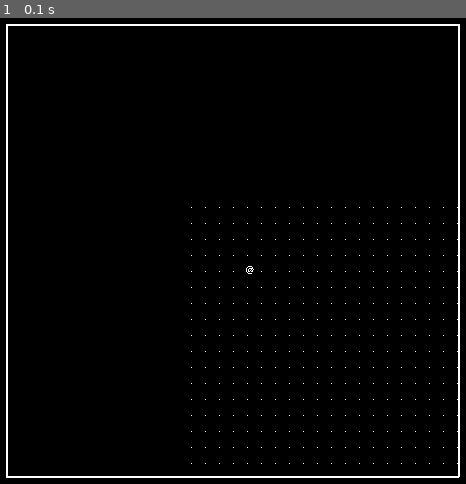
Above: before the commit, frame 1.
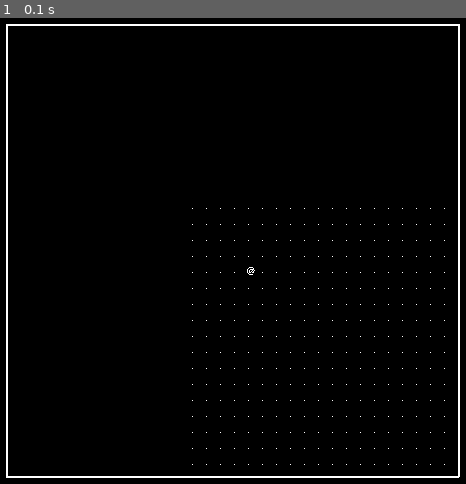
Above: after the commit, the same moment.

Repository: brandr/Roguelike_Python
Game: pygame game, started from gamelauncher.py
Same seed, same stepped clock (60 frames per second), same inputs: the game is played once before the commit and once after it.
Inputs:
- Up to frame 1 (0.1 s): no input

The runs differ from the first frame. In frame 1, 0.3% of the frame differs, in the area x 40-99%, y 40-96%.

Commit message:
fixed a minor graphical issue

Diff:
--- a/gamescreen.py
+++ b/gamescreen.py
@@ -50,15 +50,7 @@
 
             for e in pygame.event.get():
                 game_controls.process_event(e)
-                #if e.type == QUIT: raise(SystemExit)
-                #if e.type == KEYDOWN and e.key == K_ESCAPE:
-                #    raise (SystemExit)
 
-            #TODO: put key presses and associated values here, unless this is handled by another class.
-
-        # draw background
-            #for y in range(32):
-            #    for x in range(32):
             map_pane.level_update(player_1)
             screen.blit(map_pane.draw_pane_image(), (map_pane.x_off, map_pane.y_off))
             pygame.display.update()
--- a/level.py
+++ b/level.py
@@ -31,14 +31,6 @@
 				self.tiles[y].append(next_tile)
 				next_tile.update()
 
-	#def update_map(self):
-		#self.clear_map()
-		#for y in range(self.height):
-		#	for x in range(self.width):
-		#		next_tile = self.tile_at(x, y)
-		#		next_symbol = next_tile.symbol_image()
-		#		self.level_map.blit(next_symbol, (x * TILE_WIDTH, y * TILE_HEIGHT))
-
 	def clear_map(self):
 		self.level_map =  Surface((self.width * TILE_WIDTH, self.height * TILE_HEIGHT))
 
@@ -56,7 +48,7 @@
 		l_map = Surface((map_width, map_height))
 		x_start, y_start = x1 * TILE_WIDTH, y1 * TILE_HEIGHT
 		x_end, y_end = x2 * TILE_WIDTH, y2 * TILE_HEIGHT
-		section_x1, section_y1 = max(1, x_start), max(1, y_start)
+		section_x1, section_y1 = max(0, x_start), max(0, y_start)
 		section_x2, section_y2 = min(self.level_map.get_width() - section_x1, x_end), min(self.level_map.get_height() - section_y1, y_end)
 		section = self.level_map.subsurface(section_x1, section_y1, section_x2, section_y2)
 		blit_off_x, blit_off_y = TILE_WIDTH + max(0, -1 * x_start), TILE_HEIGHT + max(0, -1 * y_start)
--- a/mappane.py
+++ b/mappane.py
@@ -14,7 +14,7 @@
 MAP_PANE_HEIGHT = 450
 
 class MapPane(Pane):
-	""" MapPane ( ) -> MapPane
+	""" MapPane ( ... ) -> MapPane
 
 	TODO: describe a MapPane and what it does
 
@@ -34,6 +34,5 @@
 		half_width, half_height = MAP_PANE_WIDTH/(2 * TILE_WIDTH), MAP_PANE_HEIGHT/(2 * TILE_HEIGHT)
 		x1, y1 = center_x - half_width, center_y - half_height
 		x2, y2 = center_x + half_width, center_y + half_height
-		#x1, y1, x2, y2 = 0, 0, 20, 20
 		level_map = self.current_level.level_map_section(x1, y1, x2, y2)
 		self.update(level_map)
